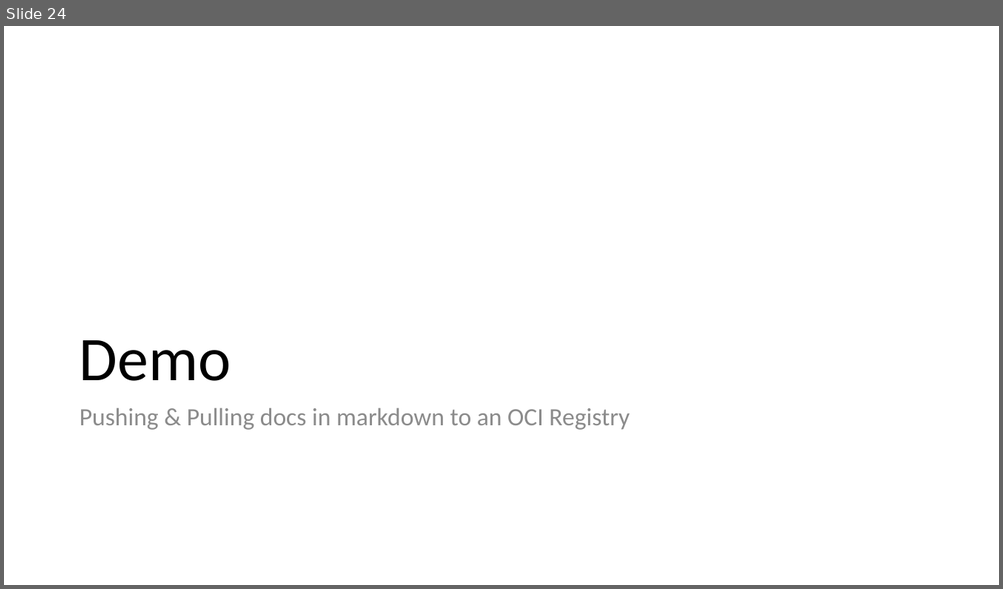
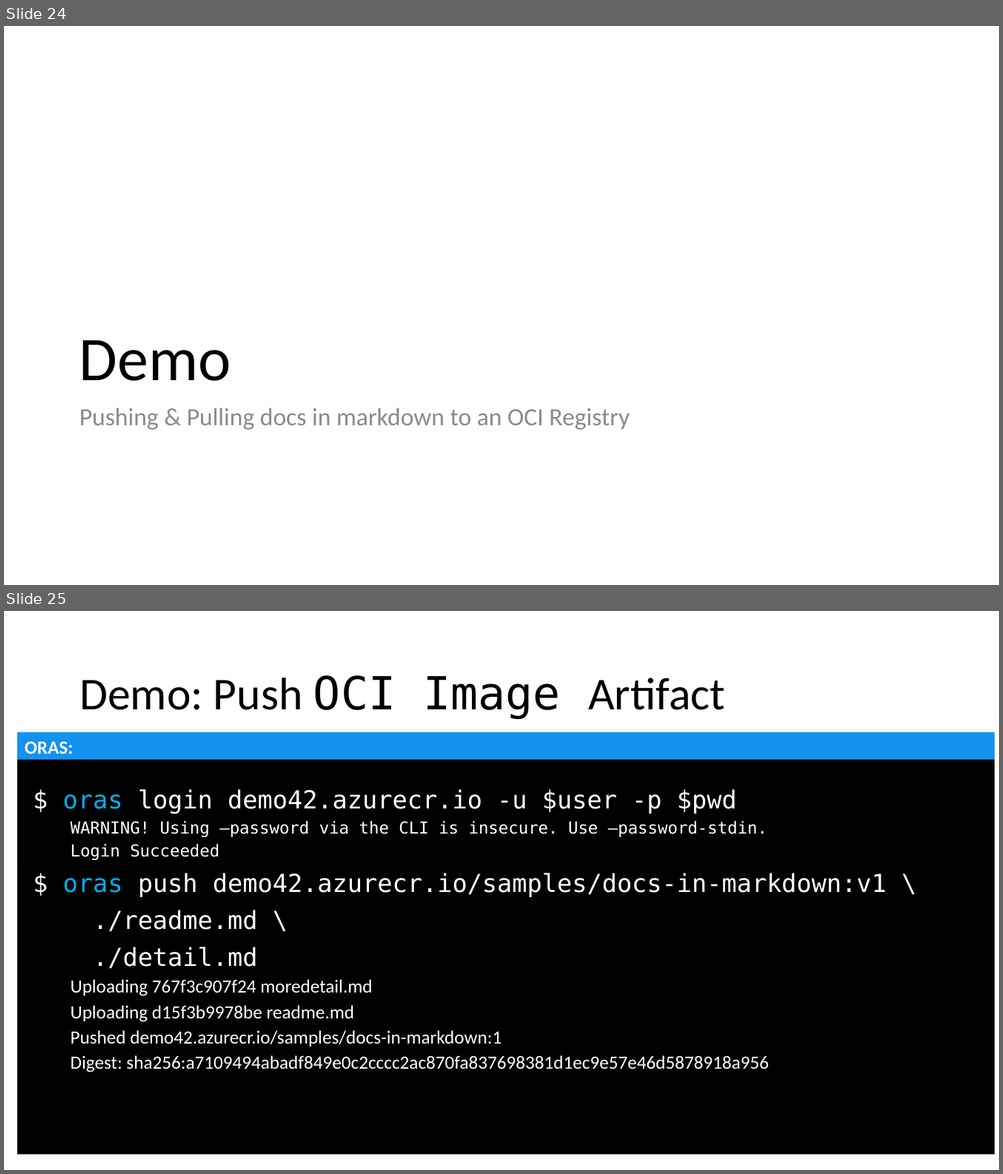
Before and after one commit to SteveLasker/Presentations, a slide deck: ACR/OCIArtifactRegistries.pptm. Shown one above the other, each under a label of ours: slide 24 before the commit, slides 24 and 25 after it. The pictures are 1003x589 and 1003x1174 pixels, drawn with LibreOffice and Linux fonts; fonts in the diff are those of the drawing. Boxes give left, top, right and bottom in pixels: in the first picture for what was removed or moved away, otherwise in the second. Text is boxed around its words. In the diff, an @@ line names an element or a change of style, - is before the commit and + after.

Commit message:
OCI Artifact Registry Deck Updates

```diff
--- a/ACR/OCIArtifactRegistries.pptm
+++ b/ACR/OCIArtifactRegistries.pptm
@@ slide 25 added at <box>4,611,999,1170</box>, background #FFFFFF @@
@@ title added at <box>79,675,725,719</box>, 44 pt, text #000000 @@
+Demo: Push OCI Image Artifact
@@ rounded rectangle added at <box>17,732,995,866</box>, fill #1592EF, 18 pt, text #FFFFFF, bold @@
+ORAS:
@@ rectangle added at <box>17,760,995,1155</box>, fill #000000 @@
@@ text added at <box>63,789,886,1073</box>, 18 pt, text #FFFFFF @@
+$ oras login demo42.azurecr.io -u $user -p $pwd
+  WARNING! Using –password via the CLI is insecure. Use –password-stdin.
+  Login Succeeded
+$ oras push demo42.azurecr.io/samples/docs-in-markdown:v1 \
+./readme.md \
+./detail.md
+  Uploading 767f3c907f24 moredetail.md
+  Uploading d15f3b9978be readme.md
+  Pushed demo42.azurecr.io/samples/docs-in-markdown:1
+  Digest: sha256:a7109494abadf849e0c2cccc2ac870fa837698381d1ec9e57e46d5878918a956
```
Also in this commit, not shown: 3 slides changed, 1 other slide added, 2 other files.
